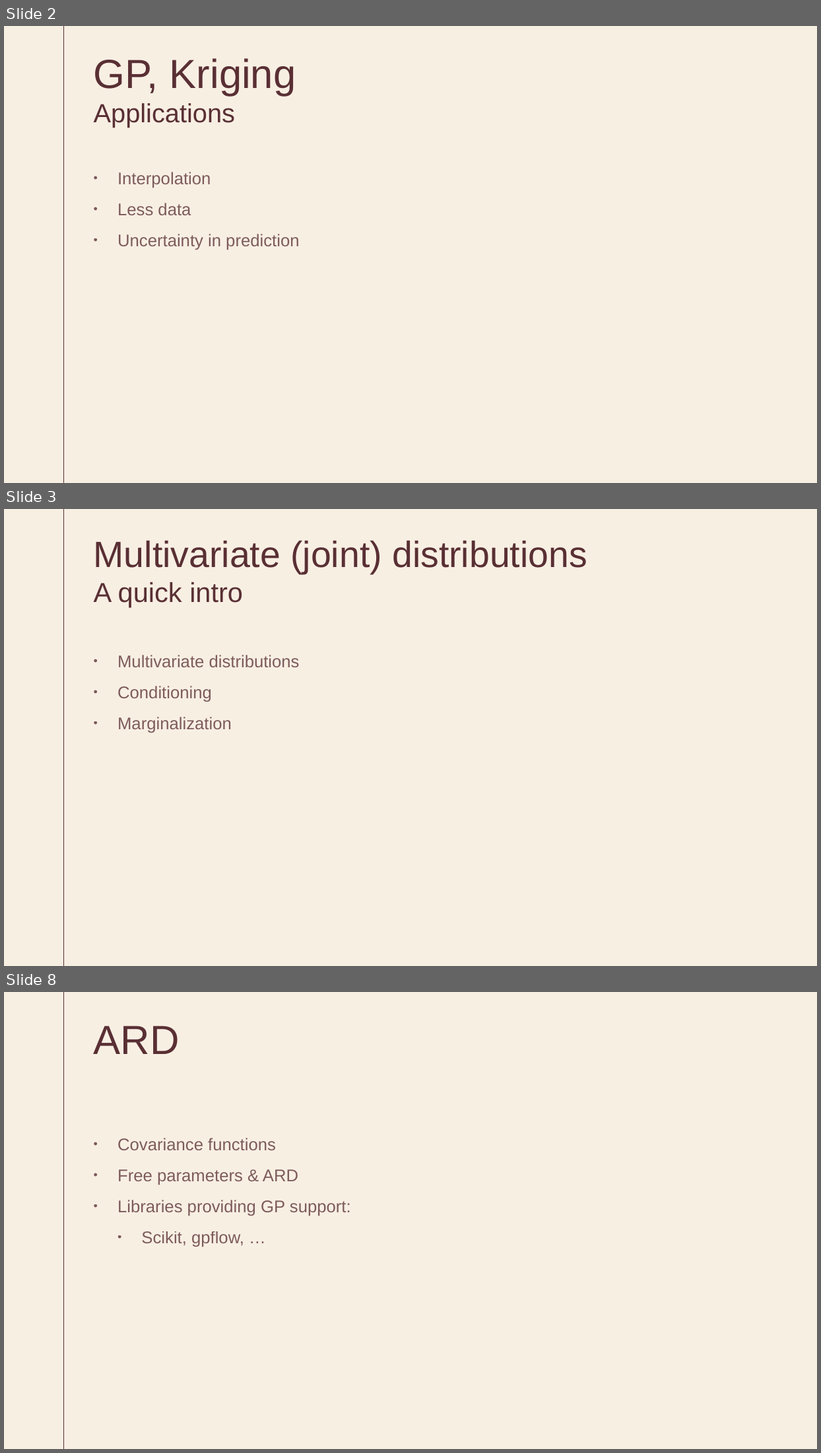
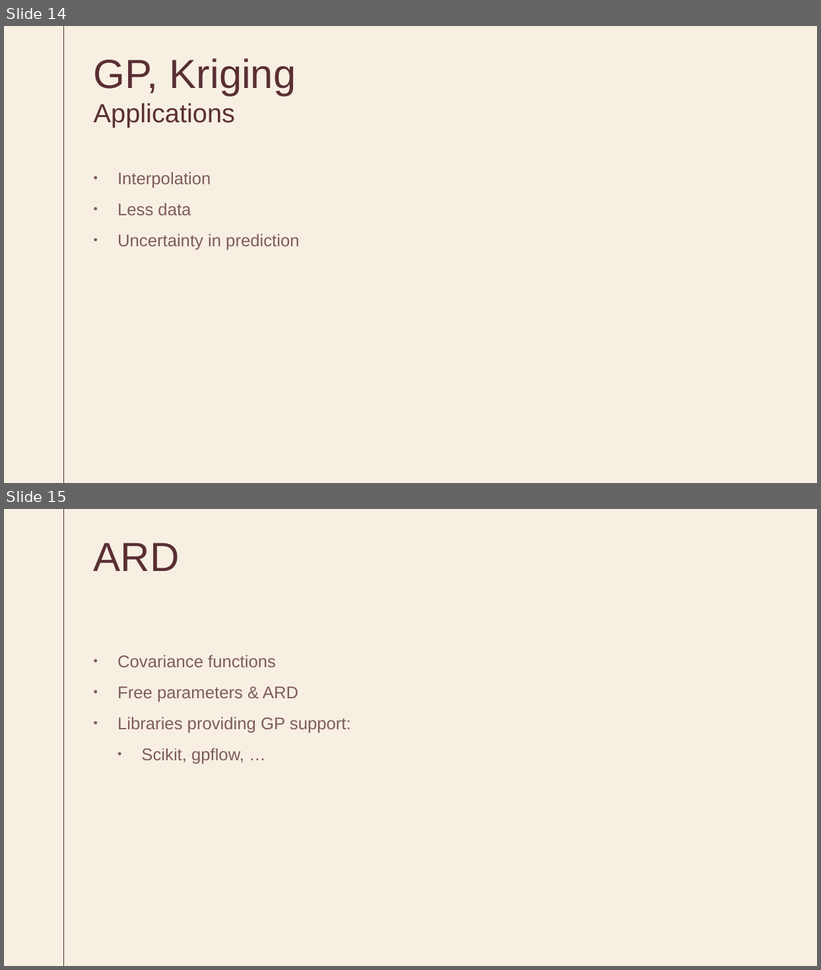
Before and after one commit to SarnathK/gp_tutorial, a slide deck: GP.pptx. Shown one above the other, each under a label of ours: slides 2, 3 and 8 before the commit, slides 14 and 15 after it; the slides between them are not shown. The pictures are 821x1453 and 821x970 pixels, drawn with LibreOffice and Linux fonts; fonts in the diff are those of the drawing. Boxes give left, top, right and bottom in pixels: in the first picture for what was removed or moved away, otherwise in the second. Text is boxed around its words. In the diff, an @@ line names an element or a change of style, - is before the commit and + after.

```diff
--- a/GP.pptx
+++ b/GP.pptx
@@ slide 3 removed at (4, 509, 817, 966), background #F8EFE3; not listed: 1 template element that a slide beside it also shows @@
@@ title removed at (94, 541, 587, 607) @@
-Multivariate (joint) distributions
-A quick intro
@@ text removed at (118, 655, 300, 733) @@
-• Multivariate distributions
-• Conditioning
-• Marginalization
@@ what was slide 2 is now slide 14 @@
@@ what was slide 8 is now slide 15 @@
```
Also in this commit, not shown: 3 slides changed, 11 slides added, 3 other slides removed, 1 other file.
